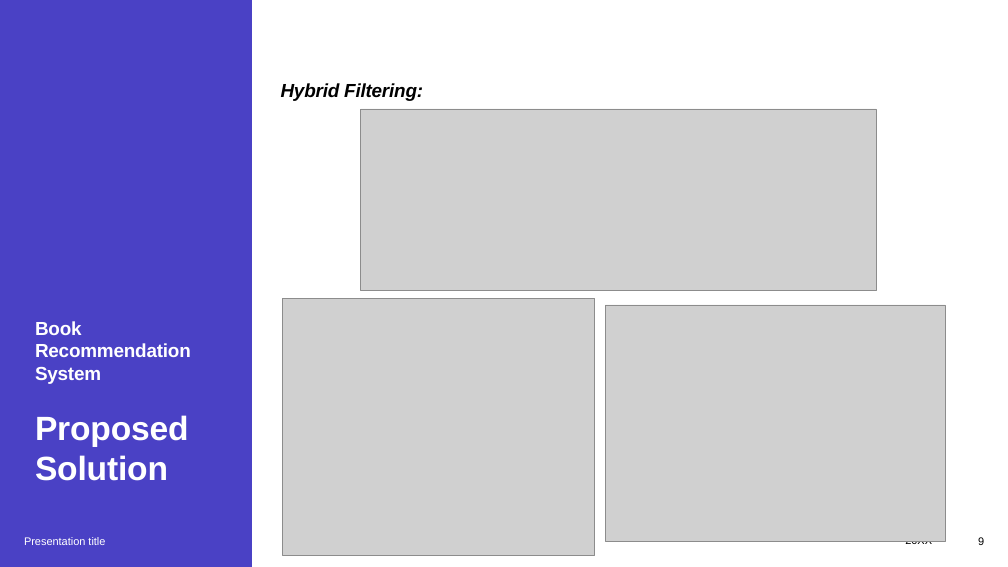
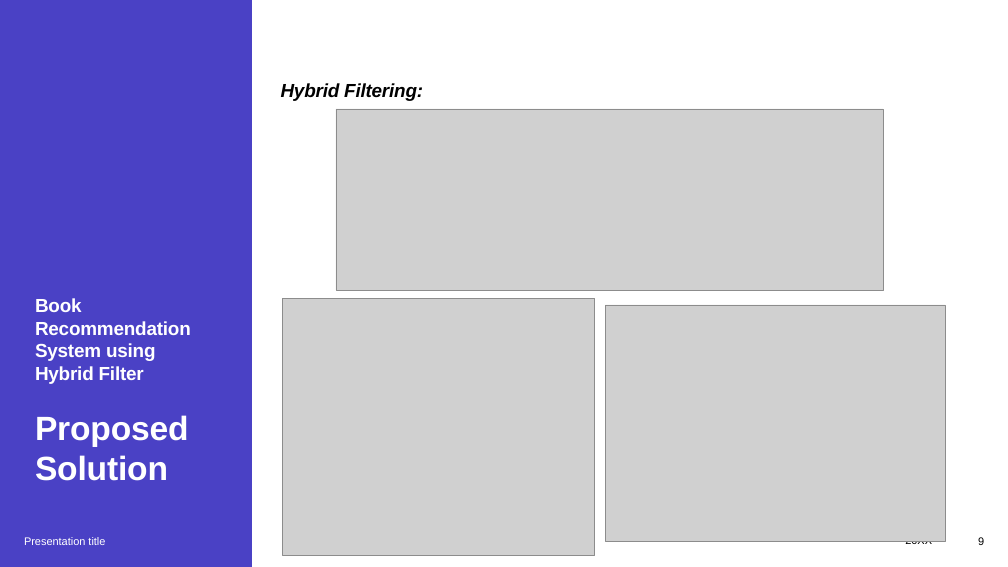
Before and after one commit to rvc13-dev/bookrecsystem, a slide deck: slide 9 of report/Presentation.pptx. Drawn at 1008x567 pixels with LibreOffice and Linux fonts; fonts in the diff are those of the drawing; grey boxes stand for pictures. Boxes give left, top, right and bottom in pixels: in the first picture for what was removed or moved away, otherwise in the second. Text is boxed around its words. In the diff, an @@ line names an element or a change of style, - is before the commit and + after.

```diff
--- a/report/Presentation.pptx
+++ b/report/Presentation.pptx
@@ picture: place and size @@
-picture at [361,109,876,290]
+picture at [336,109,883,290]
@@ title at [35,298,191,481]: text changed @@
-Book Recommendation System
-Proposed Solution
+Book Recommendation System using Hybrid Filter
+Proposed Solution
```
Also in this commit, not shown: 9 other slides changed.
